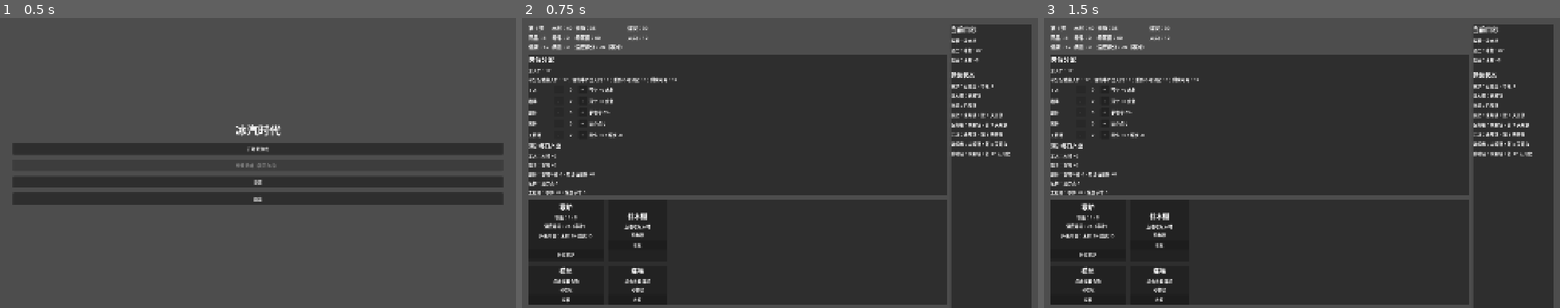
Above: before the commit, frames 1-3 (left to right).
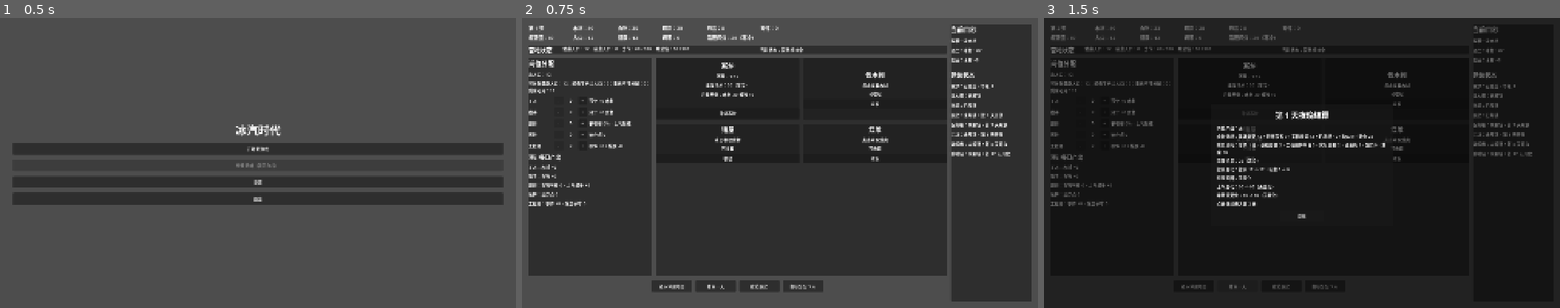
Above: after the commit, the same moments.

Repository: wanzhihuiha/bingqishidai
Game: Godot game, scene res://scenes/menu/MainMenu.tscn
Same seed, same stepped clock (60 frames per second), same inputs: the game is played once before the commit and once after it.
Inputs (mouse positions are in pixels of both pictures, inside the frame that each line leads up to):
- Up to frame 1 (0.5 s): no input
- Up to frame 2 (0.75 s): click "开始新游戏" at 0.5 s
- Up to frame 3 (1.5 s): click (1240, 284) at 1.25 s, where only the run after the commit has a clickable "结束一天"

Frame 1 is identical in both runs. In frame 2, 16% of the frame differs, in the area x 1-99%, y 2-100%; in frame 3, 75%, in the area x 0-100%, y 0-100%.

Commit message:
实现幸存者健康和士气联动

Diff:
--- a/scripts/managers/GameState.gd
+++ b/scripts/managers/GameState.gd
@@ -7,6 +7,7 @@
 
 const DEFAULT_FURNACE_LEVEL: int = 1
 const DEFAULT_WEATHER_PRESSURE: float = 0.0
+const DEFAULT_MORALE_SCORE: int = 60
 const FIRST_SCOUT_REGION_ID: String = "a1_broken_pines"
 
 var day: int = 1
@@ -19,6 +20,9 @@
 	"dead": 0
 }
 var furnace_level: int = DEFAULT_FURNACE_LEVEL
+var morale_score: int = DEFAULT_MORALE_SCORE
+var health_status: String = "healthy"
+var shelter_status_text: String = "营地维持中"
 var temperature_score: int = 0
 var weather_pressure: float = DEFAULT_WEATHER_PRESSURE
 var collected_resources: Dictionary = {}
@@ -37,6 +41,7 @@
 	resources = _build_initial_resources()
 	population = _build_initial_population()
 	furnace_level = DEFAULT_FURNACE_LEVEL
+	morale_score = DEFAULT_MORALE_SCORE
 	weather_pressure = DEFAULT_WEATHER_PRESSURE
 	collected_resources = {}
 	buildings = _build_initial_buildings()
@@ -47,17 +52,22 @@
 	quests = _build_initial_quests()
 	_update_building_unlocks_for_day("start_new_game")
 	refresh_temperature_score("start_new_game")
+	refresh_shelter_status("start_new_game")
 	is_started = true
-	print("[GameState] start_new_game day=%d phase=%s resources=%s population=%s furnace_level=%d temperature_score=%d" % [
+	print("[GameState] start_new_game day=%d phase=%s resources=%s population=%s furnace_level=%d morale=%d health_status=%s shelter_status=%s temperature_score=%d" % [
 		day,
 		phase,
 		str(resources),
 		str(population),
 		furnace_level,
+		morale_score,
+		health_status,
+		shelter_status_text,
 		temperature_score
 	])
 	state_changed.emit()
 	resources_changed.emit()
+	temperature_changed.emit()
 	quest_relevant_state_changed.emit()
 
 
@@ -162,6 +172,7 @@
 		int(population.get(to_state, 0))
 	])
 	_clamp_job_assignments_to_population(source)
+	refresh_shelter_status("population_changed:%s" % source)
 	state_changed.emit()
 	return actual_amount
 
@@ -434,6 +445,7 @@
 		get_temperature_status()
 	])
 	temperature_changed.emit()
+	refresh_shelter_status("temperature_changed:%s" % source)
 
 
 func get_temperature_status() -> String:
@@ -461,6 +473,45 @@
 
 func get_healthy_population() -> int:
 	return int(population.get("healthy", 0))
+
+
+func add_morale(amount: int, source: String) -> int:
+	var before: int = morale_score
+	morale_score = int(clamp(morale_score + amount, 0, 100))
+	var delta: int = morale_score - before
+	print("[GameState] add_morale source=%s amount=%d before=%d after=%d delta=%d" % [
+		source,
+		amount,
+		before,
+		morale_score,
+		delta
+	])
+	refresh_shelter_status("morale_changed:%s" % source)
+	state_changed.emit()
+	quest_relevant_state_changed.emit()
+	return delta
+
+
+func refresh_shelter_status(source: String = "manual") -> void:
+	var before_health_status: String = health_status
+	var before_status_text: String = shelter_status_text
+	if get_sick_population() > 0:
+		health_status = "sick"
+	else:
+		health_status = "healthy"
+
+	shelter_status_text = _build_shelter_status_text()
+	if before_health_status != health_status or before_status_text != shelter_status_text:
+		print("[GameState] refresh_shelter_status source=%s health=%s->%s status=%s->%s morale=%d sick=%d temperature=%s" % [
+			source,
+			before_health_status,
+			health_status,
+			before_status_text,
+			shelter_status_text,
+			morale_score,
+			get_sick_population(),
+			get_temperature_status()
+		])
 
 
 func _build_initial_resources() -> Dictionary:
@@ -542,6 +593,18 @@
 	}
 
 
+func _build_shelter_status_text() -> String:
+	if get_temperature_status() == "危险":
+		return "寒炉供暖危险"
+	if morale_score <= 25:
+		return "营地士气低落"
+	if get_sick_population() > 0:
+		return "有人需要治疗"
+	if morale_score >= 75:
+		return "营地运转稳定"
+	return "营地维持中"
+
+
 func _update_building_unlocks_for_day(source: String) -> void:
 	var configs: Dictionary = DataLoader.get_building_configs()
 	var changed: bool = false
--- a/scripts/managers/JobManager.gd
+++ b/scripts/managers/JobManager.gd
@@ -45,7 +45,7 @@
 	var food_saved: int = get_food_saved_amount(GameState.get_alive_population())
 	var heal_points: int = get_heal_points()
 	var coal_saved: int = get_coal_saved_amount()
-	var hope_bonus: int = get_cook_hope_bonus(true)
+	var morale_bonus: int = get_cook_morale_bonus(true)
 
 	return {
 		"resources": {
@@ -57,8 +57,8 @@
 		"food_saved": food_saved,
 		"heal_points": heal_points,
 		"coal_saved": coal_saved,
-		"hope_bonus": hope_bonus,
-		"lines": _build_preview_lines(wood_output, food_output, parts_output, food_save_rate, food_saved, heal_points, coal_saved, hope_bonus)
+		"morale_bonus": morale_bonus,
+		"lines": _build_preview_lines(wood_output, food_output, parts_output, food_save_rate, food_saved, heal_points, coal_saved, morale_bonus)
 	}
 
 
@@ -132,12 +132,16 @@
 	return int(floor(effective_count / 2.0))
 
 
-func get_cook_hope_bonus(food_will_be_enough: bool) -> int:
+func get_cook_morale_bonus(food_will_be_enough: bool) -> int:
 	if not food_will_be_enough:
 		return 0
-	if get_effective_worker_count(COOK_ID) <= 0.0:
+	if not is_cook_support_enough():
 		return 0
-	return 1
+	return 2
+
+
+func is_cook_support_enough() -> bool:
+	return get_effective_worker_count(COOK_ID) >= 2.0
 
 
 func _round_output(job_id: String, output_id: String) -> int:
@@ -148,13 +152,13 @@
 	return int(floor(effective_count * base_amount))
 
 
-func _build_preview_lines(wood_output: int, food_output: int, parts_output: int, food_save_rate: float, food_saved: int, heal_points: int, coal_saved: int, hope_bonus: int) -> Array[String]:
+func _build_preview_lines(wood_output: int, food_output: int, parts_output: int, food_save_rate: float, food_saved: int, heal_points: int, coal_saved: int, morale_bonus: int) -> Array[String]:
 	var lines: Array[String] = []
 	lines.append("资源产出：木材 +%d，食物 +%d，零件 +%d" % [wood_output, food_output, parts_output])
-	lines.append("厨房效果：食物消耗 -%d（节省率 %.0f%%），希望值最多 +%d" % [
+	lines.append("厨房效果：食物消耗 -%d（节省率 %.0f%%），士气最多 +%d" % [
 		food_saved,
 		food_save_rate * 100.0,
-		hope_bonus
+		morale_bonus
 	])
 	lines.append("医护效果：治疗点 %d，优先重伤转轻伤" % heal_points)
 	lines.append("工程维护：煤炭消耗 -%d" % coal_saved)
--- a/scripts/managers/NightSettlementManager.gd
+++ b/scripts/managers/NightSettlementManager.gd
@@ -2,6 +2,10 @@
 
 const FOOD_COST_PER_PERSON: int = 1
 const COAL_COST_PER_FURNACE_LEVEL: int = 2
+const FOOD_SHORTAGE_HOPE_PENALTY: int = -5
+const FOOD_SHORTAGE_MORALE_PENALTY: int = -8
+const TEMPERATURE_DANGER_MORALE_PENALTY: int = -5
+const MEDIC_TREATMENT_MORALE_BONUS: int = 2
 
 
 func settle_night() -> Dictionary:
@@ -10,6 +14,7 @@
 	var day_before: int = GameState.day
 	var alive_population: int = GameState.get_alive_population()
 	var hope_before: int = GameState.get_resource_amount("hope")
+	var morale_before: int = GameState.morale_score
 	var healthy_before: int = GameState.get_healthy_population()
 	var sick_before: int = GameState.get_sick_population()
 	var temperature_score_before: int = GameState.temperature_score
@@ -37,10 +42,15 @@
 
 	var hope_delta: int = 0
 	var hope_reasons: Array[String] = []
+	var morale_reasons: Array[String] = []
 	var health_changes: Array[String] = []
 	var medical_changes: Array[String] = _to_string_array(medical_result.get("changes", []))
 	for medical_change: String in medical_changes:
 		health_changes.append(medical_change)
+	var did_treat_patient: bool = _has_medical_treatment_change(medical_changes)
+	if did_treat_patient:
+		GameState.add_morale(MEDIC_TREATMENT_MORALE_BONUS, "night_medic_treatment")
+		morale_reasons.append("医护完成治疗，士气 +%d" % MEDIC_TREATMENT_MORALE_BONUS)
 
 	if temperature_status_before == "危险":
 		var cold_sick_added: int = GameState.transfer_population("healthy", "light_wound", 1, "night_temperature_danger")
@@ -48,22 +58,23 @@
 			health_changes.append("温度危险，%d 名健康幸存者转为轻伤" % cold_sick_added)
 		else:
 			health_changes.append("温度危险，但没有健康幸存者可转为轻伤")
-		hope_delta -= 5
-		hope_reasons.append("温度危险，希望值 -5")
+		GameState.add_morale(TEMPERATURE_DANGER_MORALE_PENALTY, "night_temperature_danger")
+		morale_reasons.append("温度危险，士气 %d" % TEMPERATURE_DANGER_MORALE_PENALTY)
 	elif temperature_status_before == "温暖":
-		hope_delta += 2
-		hope_reasons.append("温度温暖，希望值 +2")
+		morale_reasons.append("温度温暖，营地状态稳定")
 
 	if food_shortage > 0:
 		var food_health_change: Dictionary = _apply_food_shortage_health_drop()
 		health_changes.append(str(food_health_change.get("message", "食物不足，健康下降")))
-		hope_delta -= 8
-		hope_reasons.append("食物不足，希望值 -8")
+		GameState.add_morale(FOOD_SHORTAGE_MORALE_PENALTY, "night_food_shortage")
+		morale_reasons.append("食物不足，士气 %d" % FOOD_SHORTAGE_MORALE_PENALTY)
+		hope_delta += FOOD_SHORTAGE_HOPE_PENALTY
+		hope_reasons.append("食物不足，希望值 %d" % FOOD_SHORTAGE_HOPE_PENALTY)
 	else:
-		var cook_hope_bonus: int = JobManager.get_cook_hope_bonus(true)
-		if cook_hope_bonus > 0:
-			hope_delta += cook_hope_bonus
-			hope_reasons.append("厨房运转稳定，希望值 +%d" % cook_hope_bonus)
+		var cook_morale_bonus: int = JobManager.get_cook_morale_bonus(true)
+		if cook_morale_bonus > 0:
+			GameState.add_morale(cook_morale_bonus, "night_cook_support")
+			morale_reasons.append("厨师保障食物秩序，士气 +%d" % cook_morale_bonus)
 
 	if hope_delta != 0:
 		GameState.add_resource("hope", hope_delta, "night_settlement_hope")
@@ -71,6 +82,7 @@
 	var food_after: int = GameState.get_resource_amount("food")
 	var coal_after: int = GameState.get_resource_amount("coal")
 	var hope_after: int = GameState.get_resource_amount("hope")
+	var morale_after: int = GameState.morale_score
 	var healthy_after: int = GameState.get_healthy_population()
 	var sick_after: int = GameState.get_sick_population()
 
@@ -116,6 +128,12 @@
 			"delta": hope_after - hope_before,
 			"reasons": hope_reasons
 		},
+		"morale": {
+			"before": morale_before,
+			"after": morale_after,
+			"delta": morale_after - morale_before,
+			"reasons": morale_reasons
+		},
 		"jobs": {
 			"production": job_production,
 			"medical": medical_result
@@ -123,7 +141,7 @@
 	}
 	result["lines"] = _build_display_lines(result)
 
-	print("[NightSettlementManager] settle_night day=%d->%d ali …(244 unchanged characters)… re_status=%s healthy=%d->%d sick=%d->%d hope=%d->%d hope_reasons=%s health_changes=%s" % [
+	print("[NightSettlementManager] settle_night day=%d->%d ali …(244 unchanged characters)… re_status=%s healthy=%d->%d sick=%d->%d morale=%d->%d hope=%d->%d morale_reasons=%s hope_reasons=%s health_changes=%s" % [
 		day_before,
 		GameState.day,
 		alive_population,
@@ -147,8 +165,11 @@
 		healthy_after,
 		sick_before,
 		sick_after,
+		morale_before,
+		morale_after,
 		hope_before,
 		hope_after,
+		_join_string_array(morale_reasons, "无"),
 		_join_string_array(hope_reasons, "无"),
 		_join_string_array(health_changes, "无")
 	])
@@ -175,6 +196,13 @@
 		"amount": 0,
 		"message": "食物不足，但没有可继续恶化的幸存者"
 	}
+
+
+func _has_medical_treatment_change(changes: Array[String]) -> bool:
+	for change: String in changes:
+		if change.find("治疗") >= 0:
+			return true
+	return false
 
 
 func _build_display_lines(result: Dictionary) -> Array[String]:
@@ -186,7 +214,9 @@
 	var temperature: Dictionary = result.get("temperature", {}) as Dictionary
 	var health: Dictionary = result.get("health", {}) as Dictionary
 	var hope: Dictionary = result.get("hope", {}) as Dictionary
+	var morale: Dictionary = result.get("morale", {}) as Dictionary
 	var hope_reasons: Array[String] = _to_string_array(hope.get("reasons", []))
+	var morale_reasons: Array[String] = _to_string_array(morale.get("reasons", []))
 	var health_changes: Array[String] = _to_string_array(health.get("changes", []))
 
 	var lines: Array[String] = []
@@ -219,6 +249,11 @@
 		int(health.get("sick_after", 0))
 	])
 	lines.append("健康原因：%s" % _join_string_array(health_changes, "无变化"))
+	lines.append("士气变化：%d -> %d（%s）" % [
+		int(morale.get("before", 0)),
+		int(morale.get("after", 0)),
+		_join_string_array(morale_reasons, "无变化")
+	])
 	lines.append("希望值变化：%d -> %d（%s）" % [
 		int(hope.get("before", 0)),
 		int(hope.get("after", 0)),
--- a/scripts/shelter/ShelterView.gd
+++ b/scripts/shelter/ShelterView.gd
@@ -48,6 +48,11 @@
 var quest_title_label: Label
 var quest_progress_label: Label
 var quest_reward_label: Label
+var status_health_label: Label
+var status_sick_label: Label
+var status_morale_label: Label
+var status_hope_label: Label
+var status_text_label: Label
 var building_status_labels: Dictionary = {}
 var action_message_label: Label
 var job_total_label: Label
@@ -91,25 +96,28 @@
 
 	var content: HBoxContainer = HBoxContainer.new()
 	content.size_flags_vertical = Control.SIZE_EXPAND_FILL
+	content.size_flags_horizontal = Control.SIZE_EXPAND_FILL
 	content.add_theme_constant_override("separation", 16)
 	layout.add_child(content)
 
 	var left_column: VBoxContainer = VBoxContainer.new()
 	left_column.size_flags_horizontal = Control.SIZE_EXPAND_FILL
+	left_column.size_flags_vertical = Control.SIZE_EXPAND_FILL
 	left_column.add_theme_constant_override("separation", 16)
 	content.add_child(left_column)
 
 	left_column.add_child(_make_hud())
-	left_column.add_child(_make_job_panel())
-	left_column.add_child(_make_center_panel())
+	left_column.add_child(_make_status_panel())
+	left_column.add_child(_make_main_scroll())
 	left_column.add_child(_make_action_bar())
 	content.add_child(_make_quest_panel())
 
 
 func _make_hud() -> GridContainer:
 	var hud: GridContainer = GridContainer.new()
-	hud.columns = 4
-	hud.add_theme_constant_override("h_separation", 12)
+	hud.columns = 6
+	hud.size_flags_horizontal = Control.SIZE_EXPAND_FILL
+	hud.add_theme_constant_override("h_separation", 16)
 	hud.add_theme_constant_override("v_separation", 8)
 	day_label = _make_hud_label("")
 	hud.add_child(day_label)
@@ -141,11 +149,77 @@
 	var label: Label = Label.new()
 	label.text = text
 	label.add_theme_font_size_override("font_size", 18)
+	label.custom_minimum_size = Vector2(150, 0)
 	return label
+
+
+func _make_main_scroll() -> ScrollContainer:
+	var scroll: ScrollContainer = ScrollContainer.new()
+	scroll.size_flags_horizontal = Control.SIZE_EXPAND_FILL
+	scroll.size_flags_vertical = Control.SIZE_EXPAND_FILL
+	scroll.custom_minimum_size = Vector2(0, 0)
+
+	var row: HBoxContainer = HBoxContainer.new()
+	row.size_flags_horizontal = Control.SIZE_EXPAND_FILL
+	row.size_flags_vertical = Control.SIZE_EXPAND_FILL
+	row.add_theme_constant_override("separation", 16)
+	scroll.add_child(row)
+
+	row.add_child(_make_job_panel())
+	row.add_child(_make_center_panel())
+	return scroll
+
+
+func _make_status_panel() -> PanelContainer:
+	var panel: PanelContainer = PanelContainer.new()
+	panel.size_flags_horizontal = Control.SIZE_EXPAND_FILL
+
+	var box: HBoxContainer = HBoxContainer.new()
+	box.add_theme_constant_override("separation", 18)
+	panel.add_child(box)
+
+	var title: Label = Label.new()
+	title.text = "营地状态"
+	title.add_theme_font_size_override("font_size", 22)
+	title.custom_minimum_size = Vector2(110, 0)
+	box.add_child(title)
+
+	var grid: GridContainer = GridContainer.new()
+	grid.columns = 4
+	grid.size_flags_horizontal = Control.SIZE_EXPAND_FILL
+	grid.add_theme_constant_override("h_separation", 16)
+	grid.add_theme_constant_override("v_separation", 6)
+	box.add_child(grid)
+
+	status_health_label = Label.new()
+	grid.add_child(status_health_label)
+
+	status_sick_label = Label.new()
+	grid.add_child(status_sick_label)
+
+	status_morale_label = Label.new()
+	grid.add_child(status_morale_label)
+
+	status_hope_label = Label.new()
+	grid.add_child(status_hope_label)
+
+	var divider: VSeparator = VSeparator.new()
+	box.add_child(divider)
+
+	status_text_label = Label.new()
+	status_text_label.custom_minimum_size = Vector2(240, 0)
+	status_text_label.size_flags_horizontal = Control.SIZE_EXPAND_FILL
+	status_text_label.autowrap_mode = TextServer.AUTOWRAP_WORD_SMART
+	box.add_child(status_text_label)
+
+	return panel
 
 
 func _make_job_panel() -> PanelContainer:
 	var panel: PanelContainer = PanelContainer.new()
+	panel.size_flags_horizontal = Control.SIZE_SHRINK_BEGIN
+	panel.size_flags_vertical = Control.SIZE_EXPAND_FILL
+	panel.custom_minimum_size = Vector2(460, 0)
 
 	var box: VBoxContainer = VBoxContainer.new()
 	box.add_theme_constant_override("separation", 10)
@@ -222,6 +296,7 @@
 
 func _make_center_panel() -> PanelContainer:
 	var panel: PanelContainer = PanelContainer.new()
+	panel.size_flags_horizontal = Control.SIZE_EXPAND_FILL
 	panel.size_flags_vertical = Control.SIZE_EXPAND_FILL
 
 	var grid: GridContainer = GridContainer.new()
@@ -239,7 +314,8 @@
 
 func _make_furnace_card() -> PanelContainer:
 	var panel: PanelContainer = PanelContainer.new()
-	panel.custom_minimum_size = Vector2(280, 230)
+	panel.size_flags_horizontal = Control.SIZE_EXPAND_FILL
+	panel.custom_minimum_size = Vector2(260, 230)
 
 	var box: VBoxContainer = VBoxContainer.new()
 	box.alignment = BoxContainer.ALIGNMENT_CENTER
@@ -282,6 +358,7 @@
 
 func _make_collect_card(config: Dictionary) -> PanelContainer:
 	var panel: PanelContainer = PanelContainer.new()
+	panel.size_flags_horizontal = Control.SIZE_EXPAND_FILL
 	panel.custom_minimum_size = Vector2(220, 140)
 
 	var box: VBoxContainer = VBoxContainer.new()
@@ -586,6 +663,7 @@
 			GameState.get_temperature_status()
 		]
 
+	_refresh_status_panel()
 	_refresh_furnace_card()
 	_refresh_job_panel()
 	_refresh_quest_panel()
@@ -669,9 +747,9 @@
 	if job_preview_labels.has("hunter"):
 		(job_preview_labels.get("hunter") as Label).text = "猎手：食物 +%d" % int(resources.get("food", 0))
 	if job_preview_labels.has("cook"):
-		(job_preview_labels.get("cook") as Label).text = "厨师：食物节省 %d，希望值最多 +%d" % [
+		(job_preview_labels.get("cook") as Label).text = "厨师：食物节省 %d，士气最多 +%d" % [
 			int(preview.get("food_saved", 0)),
-			int(preview.get("hope_bonus", 0))
+			int(preview.get("morale_bonus", 0))
 		]
 	if job_preview_labels.has("medic"):
 		(job_preview_labels.get("medic") as Label).text = "医护：治疗点 %d" % int(preview.get("heal_points", 0))
@@ -682,6 +760,19 @@
 		]
 
 
+func _refresh_status_panel() -> void:
+	if status_health_label != null:
+		status_health_label.text = "健康人口：%d" % GameState.get_healthy_population()
+	if status_sick_label != null:
+		status_sick_label.text = "病患人口：%d" % GameState.get_sick_population()
+	if status_morale_label != null:
+		status_morale_label.text = "士气：%d / 100" % GameState.morale_score
+	if status_hope_label != null:
+		status_hope_label.text = "希望值：%d / 100" % GameState.get_resource_amount("hope")
+	if status_text_label != null:
+		status_text_label.text = "当前状态：%s" % GameState.shelter_status_text
+
+
 func _get_job_note_text(job_id: String, preview: Dictionary, resources: Dictionary) -> String:
 	match job_id:
 		"worker":
@@ -689,7 +780,7 @@
 		"hunter":
 			return "预计 +%d 食物" % int(resources.get("food", 0))
 		"cook":
-			return "节省率 %.0f%%" % (float(preview.get("food_save_rate", 0.0)) * 100.0)
+			return "节省率 %.0f%%，士气加成" % (float(preview.get("food_save_rate", 0.0)) * 100.0)
 		"medic":
 			return "治疗点 %d" % int(preview.get("heal_points", 0))
 		"engineer":
